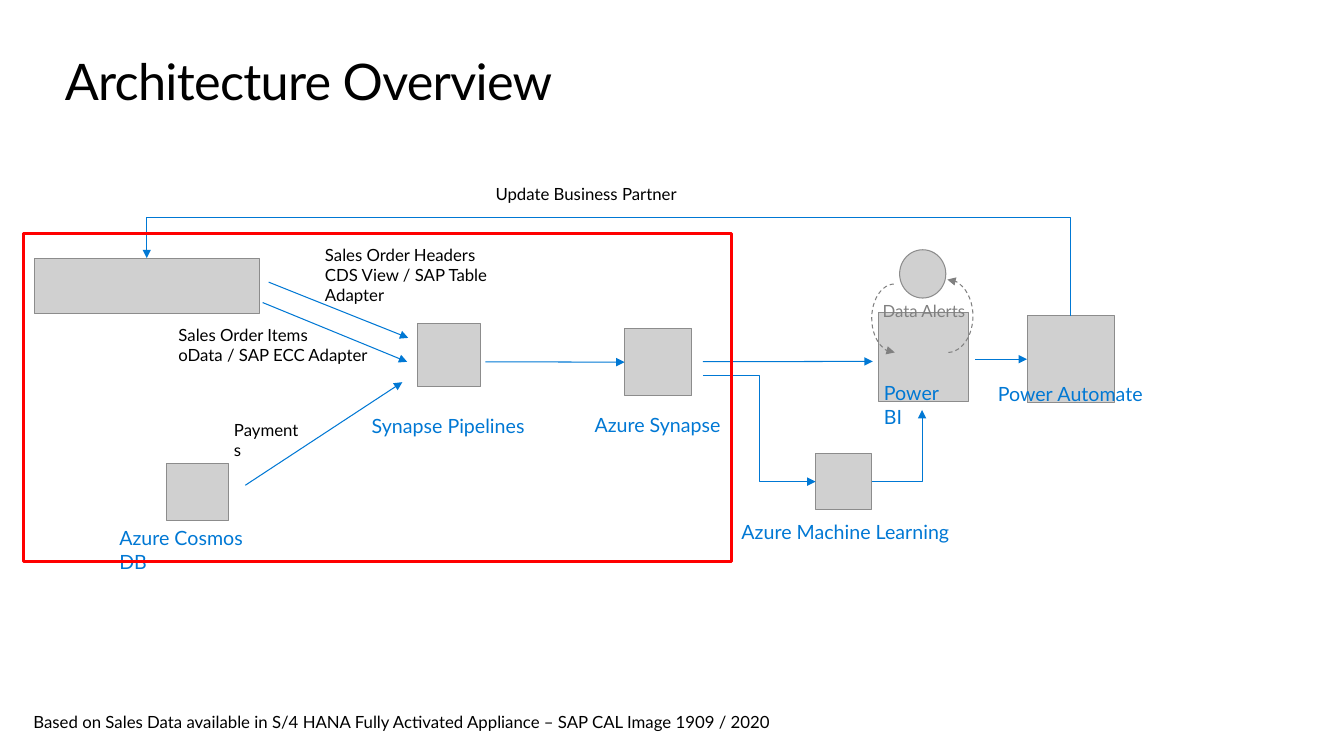
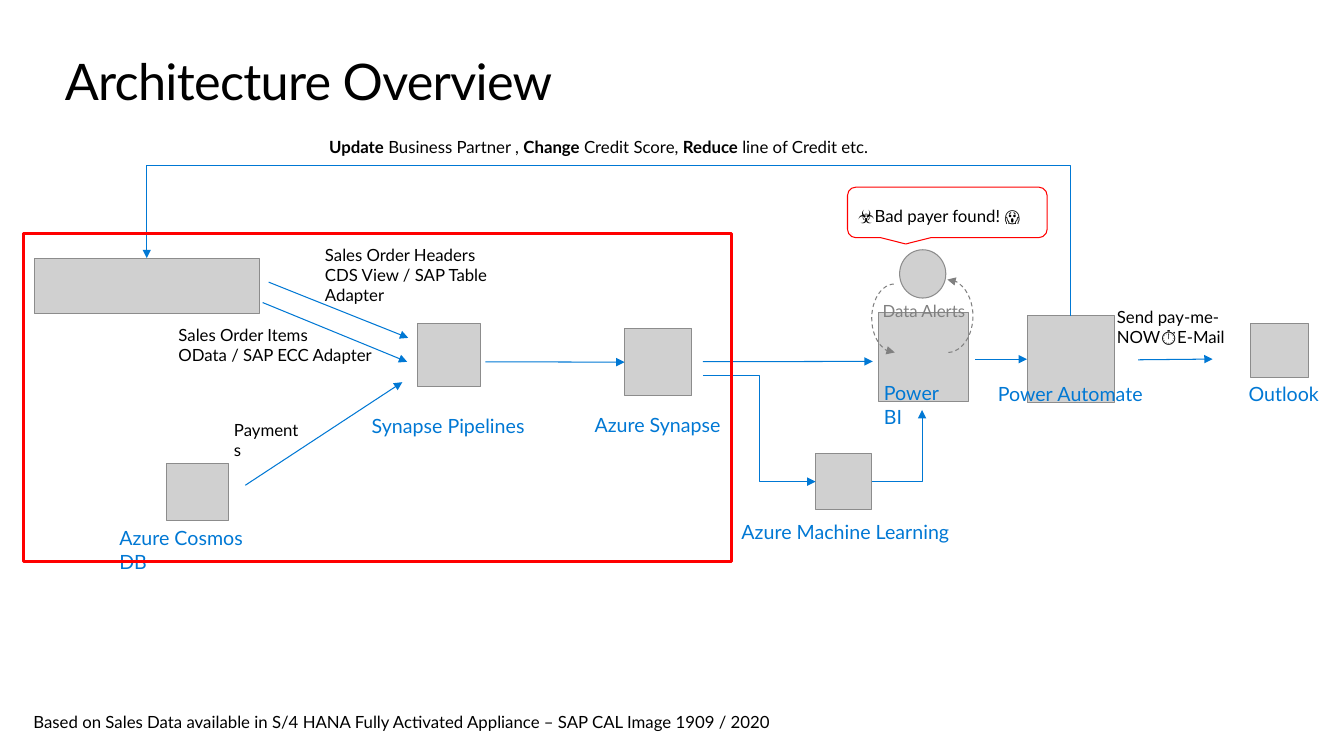
Before and after one commit to thzandvl/microhack-sap-data, a slide deck: slide 5 of SAP-Data-MicroHack.pptx. Drawn at 1344x756 pixels with LibreOffice and Linux fonts; fonts in the diff are those of the drawing; grey boxes stand for pictures; background and template pictures are left out. Boxes give left, top, right and bottom in pixels: in the first picture for what was removed or moved away, otherwise in the second. Text is boxed around its words. In the diff, an @@ line names an element or a change of style, - is before the commit and + after.

```diff
--- a/SAP-Data-MicroHack.pptx
+++ b/SAP-Data-MicroHack.pptx
@@ text at (329,140,868,156): text changed @@
-Update Business Partner
+Update Business Partner , Change Credit Score, Reduce line of Credit etc.
@@ elbow arrow (1071, 316) - (147, 258): route changed @@
@@ rounded speech box added at (848,188,1048,238), outline #FF0000 0.75 pt, 12 pt, text #000000 @@
+☣️Bad payer found! 😱
@@ text at (178,328,372,364): text changed @@
-Sales Order Items
-oData / SAP ECC Adapter
+Sales Order Items
+OData / SAP ECC Adapter
@@ text added at (1117,310,1225,343), 12 pt, text #000000 @@
+Send pay-me-NOW⏱️E-Mail
@@ picture added at (1251,324,1309,377) @@
@@ arrow added from (1138, 360) to (1213, 359), #0078D4 0.75 pt @@
@@ text added at (1249,386,1319,401), 14 pt, text #0078D4 @@
+Outlook
```
Also in this commit, not shown: 3 other files.
